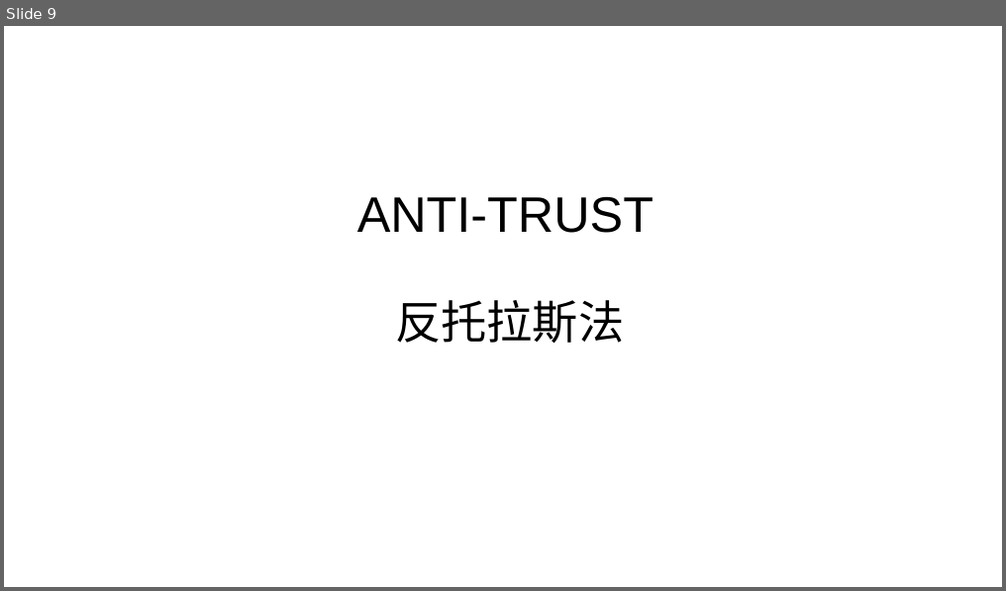
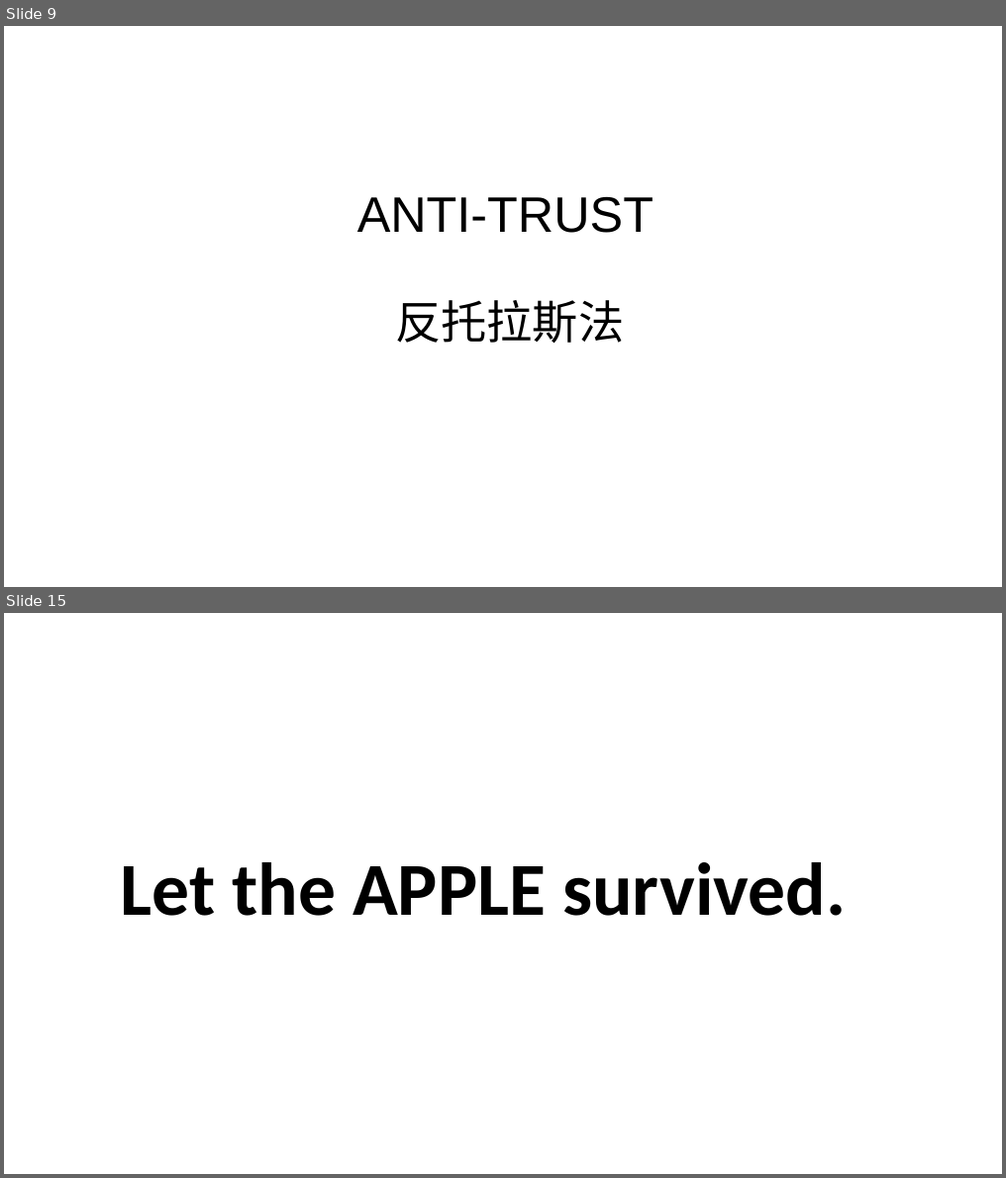
Before and after one commit to Jameswilson7788/school, a slide deck: 政府產業政策簡報.pptx. Shown one above the other, each under a label of ours: slide 9 before the commit, slides 9 and 15 after it; the slides between them are not shown. The pictures are 1006x591 and 1006x1178 pixels, drawn with LibreOffice and Linux fonts; fonts in the diff are those of the drawing. Boxes give left, top, right and bottom in pixels: in the first picture for what was removed or moved away, otherwise in the second. Text is boxed around its words. In the diff, an @@ line names an element or a change of style, - is before the commit and + after.

```diff
--- a/政府產業政策簡報.pptx
+++ b/政府產業政策簡報.pptx
@@ slide 15 added at (4,613,1002,1174), background #FFFFFF @@
@@ title added at (121,862,846,916), 72 pt, text #000000, bold @@
+Let the APPLE survived.
```
Also in this commit, not shown: 1 slide changed, 5 other slides added.
